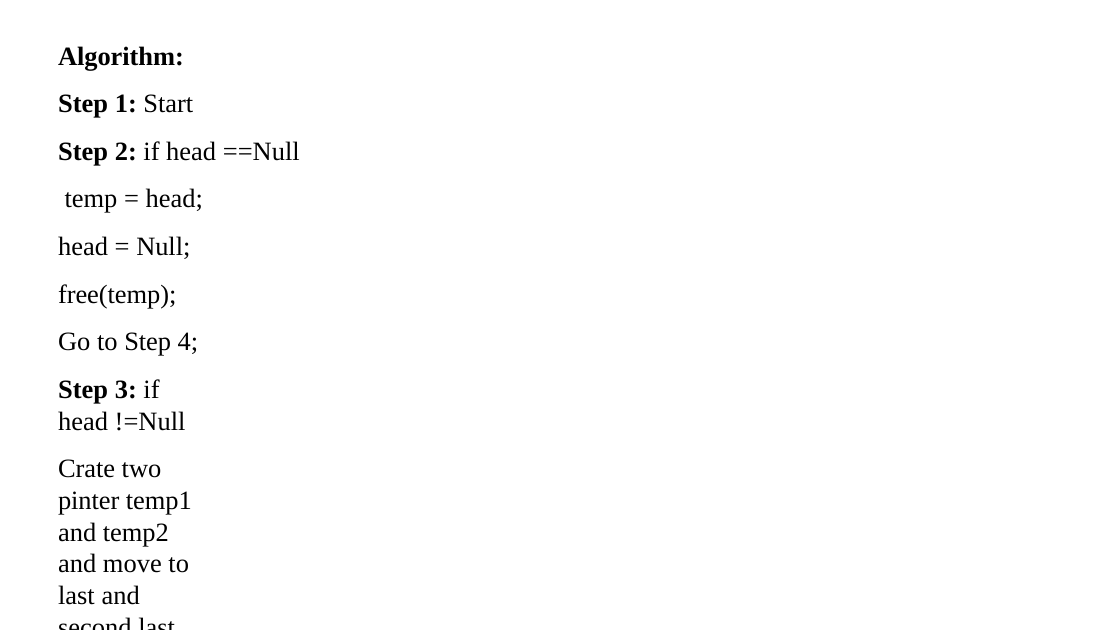
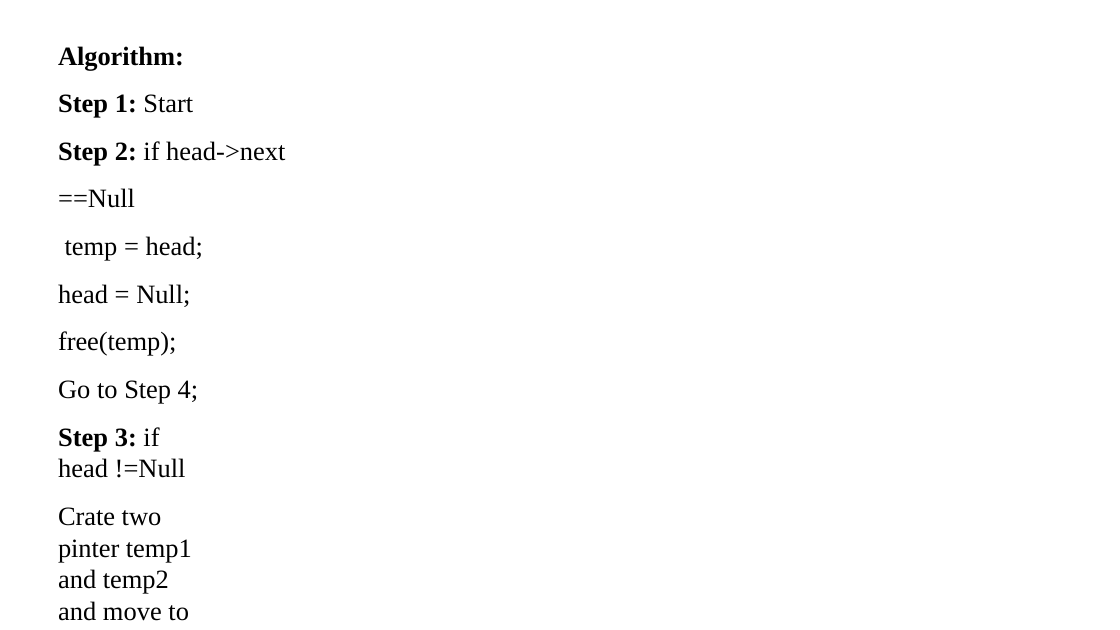
Before and after one commit to AyuTUL/3rdCSIT, a slide deck: slide 44 of DSA/Notes/5lists.pptx. Drawn at 1120x630 pixels with LibreOffice and Linux fonts; fonts in the diff are those of the drawing. Boxes give left, top, right and bottom in pixels: in the first picture for what was removed or moved away, otherwise in the second. Text is boxed around its words. In the diff, an @@ line names an element or a change of style, - is before the commit and + after.

```diff
--- a/DSA/Notes/5lists.pptx
+++ b/DSA/Notes/5lists.pptx
@@ text at <box>58,141,285,261</box>: text changed @@
-Step 2: if head ==Null temp = head;
+Step 2: if head->next ==Null
+temp = head;
```
Also in this commit, not shown: 3 other files.
